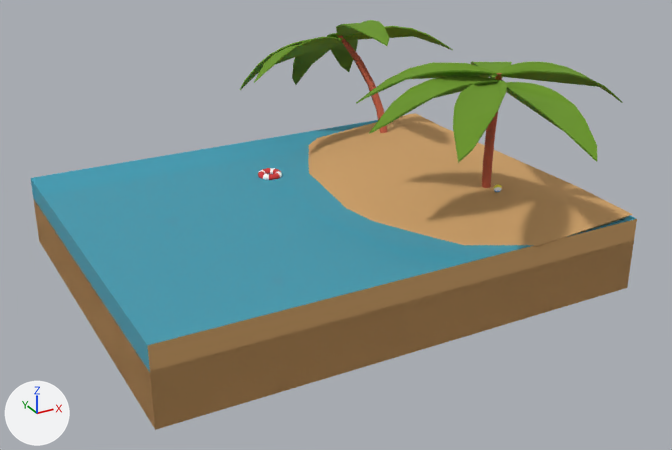
What one commit did to the glTF model public/Environment/beachside.glb.
The view is the same before and after, from a 50 mm lens placed at (-238.0, -387.0, 187.0), pointed at (-33.0, -14.0, 0.0). The axes (+X, +Y, +Z) are drawn at lower left. The lights are the same throughout. Where no turn or scale is listed for an object, it has been applied to the vertices. Vertices at the same position are counted once.

The older version as bpy lines, for what is in view:
```python
me_box001_1 = bpy.data.meshes.new('Box001_1')
me_box001_1.from_pydata(...)  # 1216 vertices, 2332 faces; spans x -158.0..84.0, y -127.0..131.0, z -26.0..86.0
# faces by material slot: [100, 8, 384, 192, 1128, 96, 424]
me_box001_1.materials.append(mat_01___default)  # orange #d1a369
me_box001_1.materials.append(mat_02___default)  # cyan #3da7c0
me_box001_1.materials.append(mat_09___default)  # red #d33b3b
me_box001_1.materials.append(mat_08___default)  # white #ffffff
me_box001_1.materials.append(mat_04___default)  # green #6a9622
me_box001_1.materials.append(mat_10___default)  # orange #f97716
me_box001_1.materials.append(mat_03___default)  # orange #bb5a40
ob_box001 = bpy.data.objects.new('Box001', me_box001_1)
ob_box001.location = (0.0, 0.0, 0.0)
```
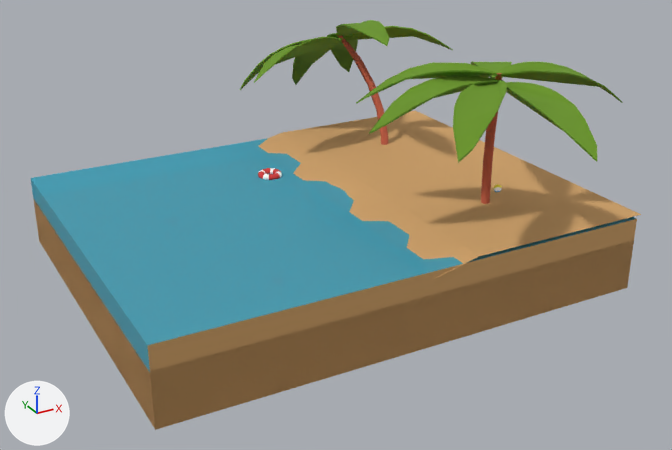
Boxes [x1, y1, x2, y2] around the edits, measured in the pictures (672 x 450 px):
'Plane', added (orange)
    after: [282, 111, 641, 256]
'Plane.001', added (orange)
    after: [259, 133, 479, 278]
part 1 of me_box001_1, deleted (orange)
    before: [308, 113, 632, 247]

Diff of the bpy script that builds the scene:
```diff
--- a/public/Environment/beachside.glb.py
+++ b/public/Environment/beachside.glb.py
@@ mat_sand_001 @@
+mat_sand_001 = principled_material('Sand.001')
+mat_sand_001.base_color = (0.638, 0.365, 0.141)  # orange #d1a369
+mat_sand_001.roughness = 0.99
@@ me_box001_1 @@
 # used by ob_box001; location = (0.0, 0.0, 0.0)
-me_box001_1.from_pydata(...)  # 1216 vertices, 2332 faces; spans x -158.0..84.0, y -127.0..131.0, z -26.0..86.0
+me_box001_1.from_pydata(...)  # 1198 vertices, 2287 faces; spans x -158.0..84.0, y -127.0..131.0, z -26.0..86.0
+# me_box001_1 part 1
+# 18 vertices are removed from x -25.0..84.0, y -99.0..97.0, z 11.0..25.0
+# 45 faces are deleted
 me_box001_1.materials.append(mat_01___default)
@@ me_plane_004 @@
+me_plane_004.from_pydata(...)  # 34 vertices, 32 faces; spans x -32.0..-9.0, y -99.0..97.0, z -12.0..-6.0
+me_plane_004.materials.append(mat_sand_001)  # orange #d1a369
@@ me_plane_003 @@
+me_plane_003.from_pydata([(86.0, -99.0, -6.0), (86.0, 97.0, -6.0), (-9.0, -99.0, -6.0), (-9.0, 97.0, -6.0)], [], [(2, 0, 1), (2, 1, 3)])
+me_plane_003.materials.append(mat_sand_001)  # orange #d1a369
@@ ob_plane_001 @@
+ob_plane_001 = bpy.data.objects.new('Plane.001', me_plane_004)
+ob_plane_001.location = (0.0, 0.0, 19.5)
@@ ob_plane @@
+ob_plane = bpy.data.objects.new('Plane', me_plane_003)
+ob_plane.location = (0.0, 0.0, 19.5)
```
